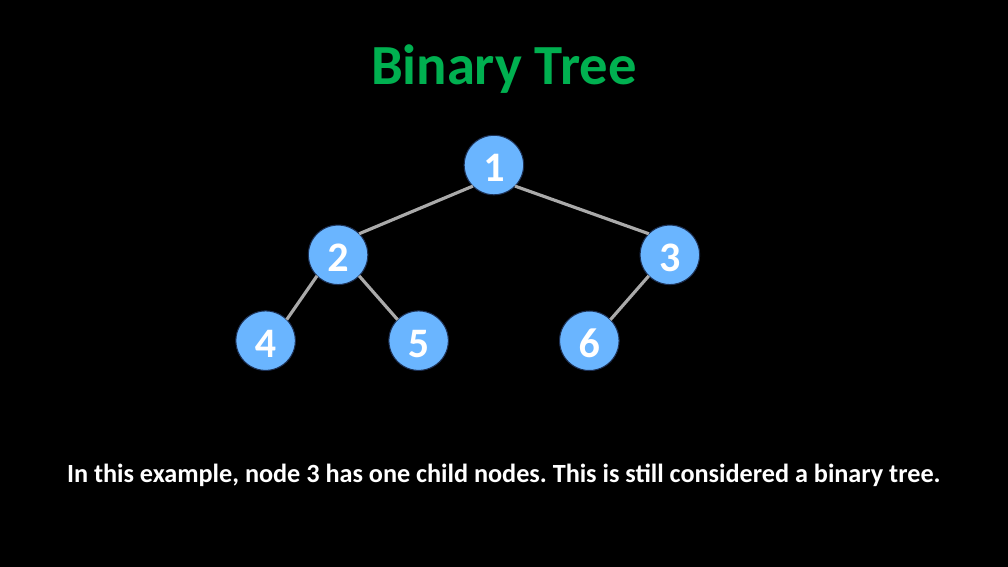
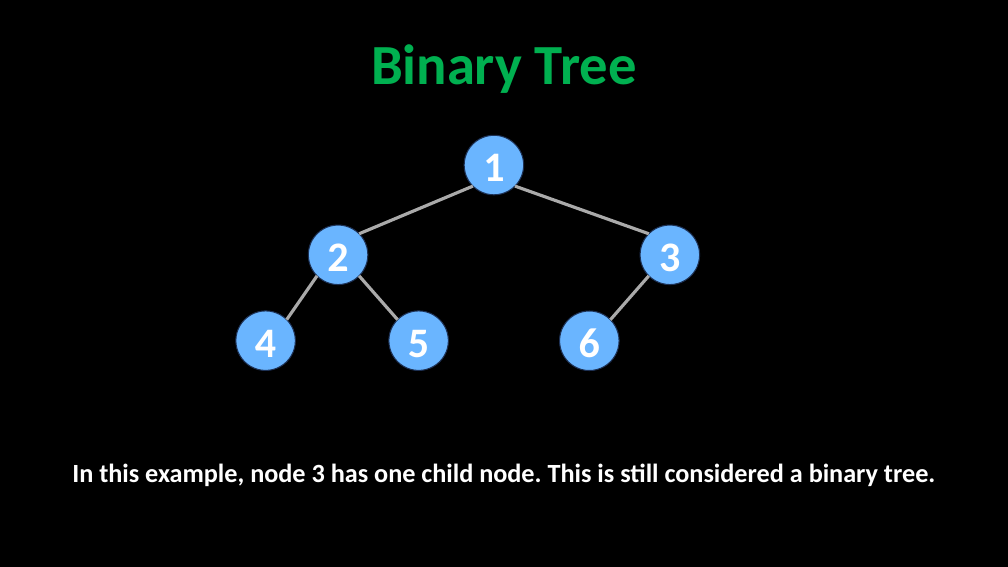
Before and after one commit to robitussin/CCS0015, a slide deck: slide 3 of tree/Binary Tree.pptx. Drawn at 1008x567 pixels with LibreOffice and Linux fonts; fonts in the diff are those of the drawing. Boxes give left, top, right and bottom in pixels: in the first picture for what was removed or moved away, otherwise in the second. Text is boxed around its words. In the diff, an @@ line names an element or a change of style, - is before the commit and + after.

Commit message:
Update Binary Tree.pptx
- Corrected wrong indicators

```diff
--- a/tree/Binary Tree.pptx
+++ b/tree/Binary Tree.pptx
@@ text at (72, 463, 936, 486): text changed @@
-In this example, node 3 has one child nodes. This is still considered a binary tree.
+In this example, node 3 has one child node. This is still considered a binary tree.
```
Also in this commit, not shown: 2 other slides changed.
